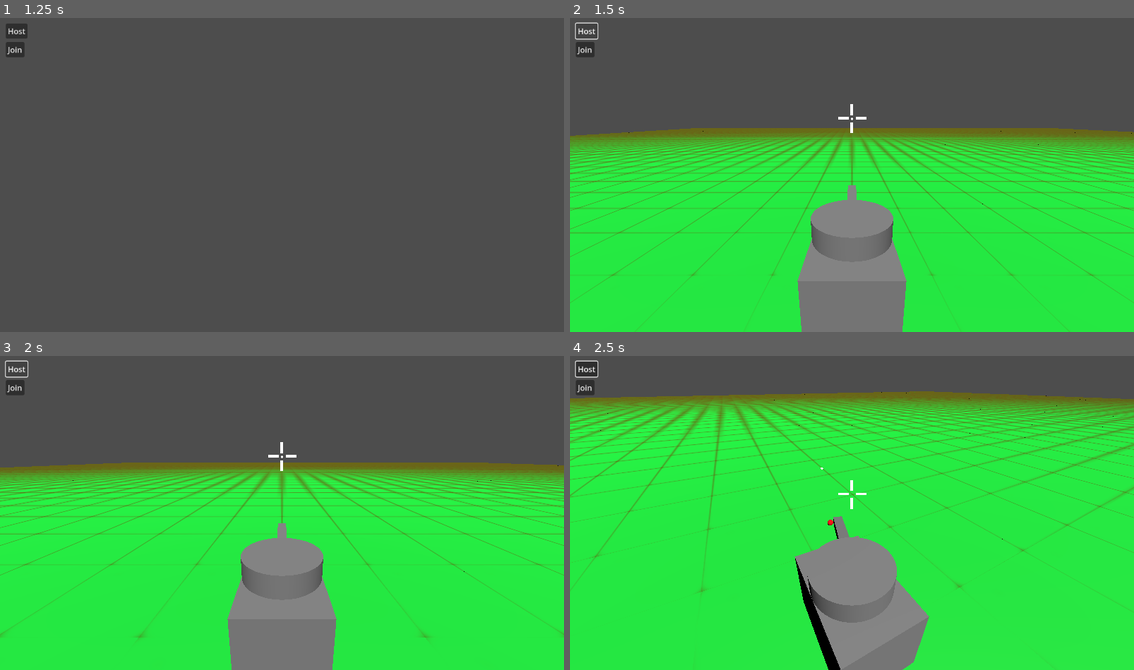
Above: before the commit, frames 1-4 (two rows, left to right).
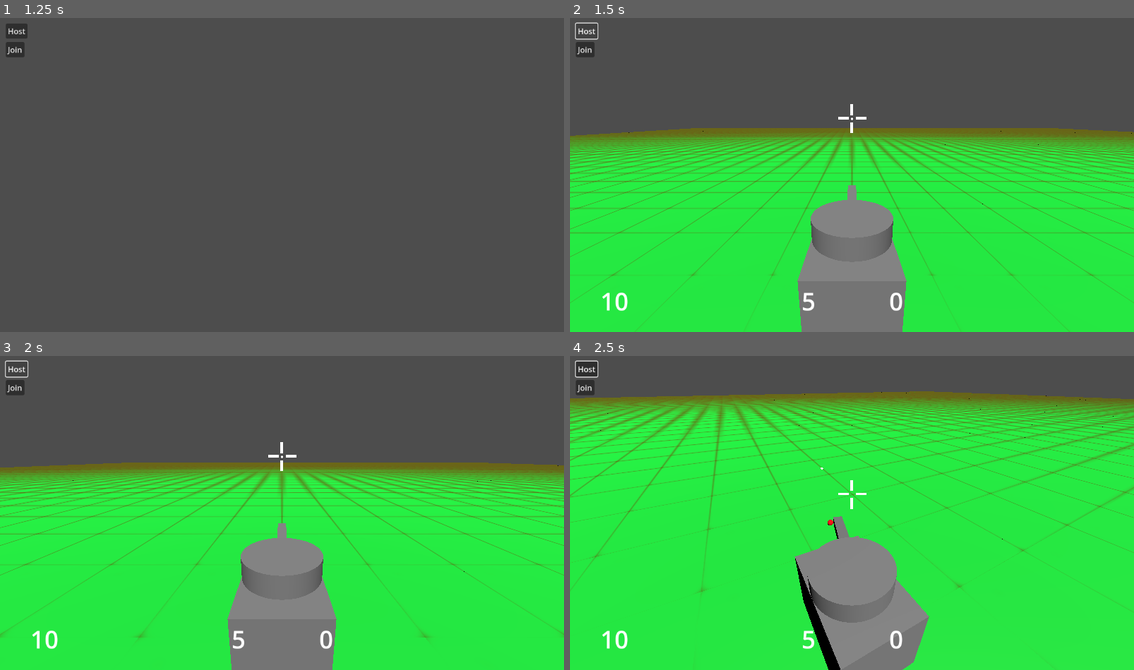
Above: after the commit, the same moments.

Repository: Coolfool3080/QuickTank
Game: Godot game, scene res://levels/multiplayer_test_map.tscn
Same seed, same stepped clock (60 frames per second), same inputs: the game is played once before the commit and once after it. This scene is started directly instead of the project's main scene.
Inputs (mouse positions are in pixels of both pictures, inside the frame that each line leads up to):
- Up to frame 1 (1.25 s): tap Enter at 0.5 s; move the mouse to (406, 159) at 0.52 s; press the mouse at (406, 159) at 0.53 s; hold D (tank_rotate_right) from 0.53 s (still down)
- Up to frame 2 (1.5 s): release D (tank_rotate_right) at 1.25 s; release the mouse at (976, 159) at 1.25 s; click "Host" at 1.25 s
- Up to frame 3 (2 s): no input
- Up to frame 4 (2.5 s): move the mouse to (823, 513) at 2.02 s; hold W (tank_forward) from 2.03 s (still down); click (823, 513) at 2.1 s

Frame 1 is identical in both runs. In frame 2, 0.3% of the frame differs, in the area x 5-59%, y 87-94%; in frame 3, 0.3%; in frame 4, 0.3%.

Commit message:
Fixed crosshair looking at player
- changed mask of crosshair so that it looks through the player instead
- added basic health, armor, and ammo values to hud
- created a dead screen scene that can be shown when a player dies

Diff:
--- a/assets/bullet.tscn
+++ b/assets/bullet.tscn
@@ -12,7 +12,6 @@
 [sub_resource type="SphereShape3D" id="SphereShape3D_rcgj2"]
 
 [node name="bullet" type="RigidBody3D"]
-collision_layer = 2
 mass = 0.01
 gravity_scale = 0.1
 script = ExtResource("1_5orsb")
--- /dev/null
+++ b/assets/dead_screen.tscn
@@ -0,0 +1,44 @@
+[gd_scene format=3 uid="uid://brlgd47gwnsc1"]
+
+[node name="dead_screen" type="CanvasLayer"]
+
+[node name="ColorRect" type="ColorRect" parent="."]
+offset_right = 1152.0
+offset_bottom = 648.0
+color = Color(0, 0, 0, 0.156863)
+
+[node name="respawn_text" type="Label" parent="ColorRect"]
+layout_mode = 1
+anchors_preset = 8
+anchor_left = 0.5
+anchor_top = 0.5
+anchor_right = 0.5
+anchor_bottom = 0.5
+offset_left = -91.0
+offset_top = -64.0
+offset_right = 92.0
+offset_bottom = 24.0
+grow_horizontal = 2
+grow_vertical = 2
+theme_override_font_sizes/font_size = 30
+text = "Respawn in"
+horizontal_alignment = 1
+vertical_alignment = 1
+
+[node name="respawn_counter_text" type="Label" parent="ColorRect"]
+layout_mode = 1
+anchors_preset = 8
+anchor_left = 0.5
+anchor_top = 0.5
+anchor_right = 0.5
+anchor_bottom = 0.5
+offset_left = -20.0
+offset_top = 4.0
+offset_right = 21.0
+offset_bottom = 46.0
+grow_horizontal = 2
+grow_vertical = 2
+theme_override_font_sizes/font_size = 30
+text = "3"
+horizontal_alignment = 1
+vertical_alignment = 1
--- a/assets/tank_hud.tscn
+++ b/assets/tank_hud.tscn
@@ -33,3 +33,33 @@
 position = Vector2(-578, -187)
 scale = Vector2(1.00942, 0.574634)
 points = PackedVector2Array(580, 324, 602, 324)
+
+[node name="health_number" type="Label" parent="."]
+offset_left = 425.0
+offset_top = 550.0
+offset_right = 551.0
+offset_bottom = 619.0
+theme_override_font_sizes/font_size = 50
+text = "5"
+horizontal_alignment = 1
+vertical_alignment = 1
+
+[node name="armor_number" type="Label" parent="."]
+offset_left = 604.0
+offset_top = 550.0
+offset_right = 730.0
+offset_bottom = 619.0
+theme_override_font_sizes/font_size = 50
+text = "0"
+horizontal_alignment = 1
+vertical_alignment = 1
+
+[node name="ammo_number" type="Label" parent="."]
+offset_left = 28.0
+offset_top = 550.0
+offset_right = 154.0
+offset_bottom = 619.0
+theme_override_font_sizes/font_size = 50
+text = "10"
+horizontal_alignment = 1
+vertical_alignment = 1
--- a/levels/multiplayer_test_map.tscn
+++ b/levels/multiplayer_test_map.tscn
@@ -26,6 +26,7 @@
 
 [node name="GridMap" type="GridMap" parent="."]
 mesh_library = ExtResource("3_inuxk")
+collision_layer = 3
 collision_mask = 3
 data = {
 "cells": PackedInt32Array(-65568, 65494, 1441792, -65568, 65495, 1441792, -65568, 65496, 1441792, -65568, 65497, 144179 …(148460 unchanged characters)…
--- a/scripts/tank_movement_controller.gd
+++ b/scripts/tank_movement_controller.gd
@@ -44,7 +44,6 @@
 		camera_pitch -= event.relative.y * CAMERA_SENSITIVITY
 		camera_pivot.rotation.x = clamp(camera_pitch, -0.5, 0.5)
 
-
 func _physics_process(delta):
 	if not is_multiplayer_authority():
 		return
@@ -80,7 +79,6 @@
 	head_node.rotation.y = lerp_angle(head_node.rotation.y, relative_yaw, delta * HEAD_ROTATE_SPEED)
 	head_barrel.rotation.x = lerp_angle(head_barrel.rotation.x, relative_pitch, delta * HEAD_ROTATE_SPEED)
 
-
 	fast_head.rotation.y = relative_yaw
 	fast_barrel.rotation.x = relative_pitch
 
@@ -93,7 +91,7 @@
 	var query = PhysicsRayQueryParameters3D.new()
 	query.from = aim_origin
 	query.to = target_point
-	query.collision_mask = 1
+	query.collision_mask = 2
 
 	var space_state = get_world_3d().direct_space_state
 	var result = space_state.intersect_ray(query)
@@ -123,7 +121,7 @@
 	var query2 = PhysicsRayQueryParameters3D.new()
 	query2.from = aim_origin2
 	query2.to = target_point2
-	query2.collision_mask = 1
+	query2.collision_mask = 2
 
 	var space_state2 = get_world_3d().direct_space_state
 	var result2 = space_state2.intersect_ray(query2)
